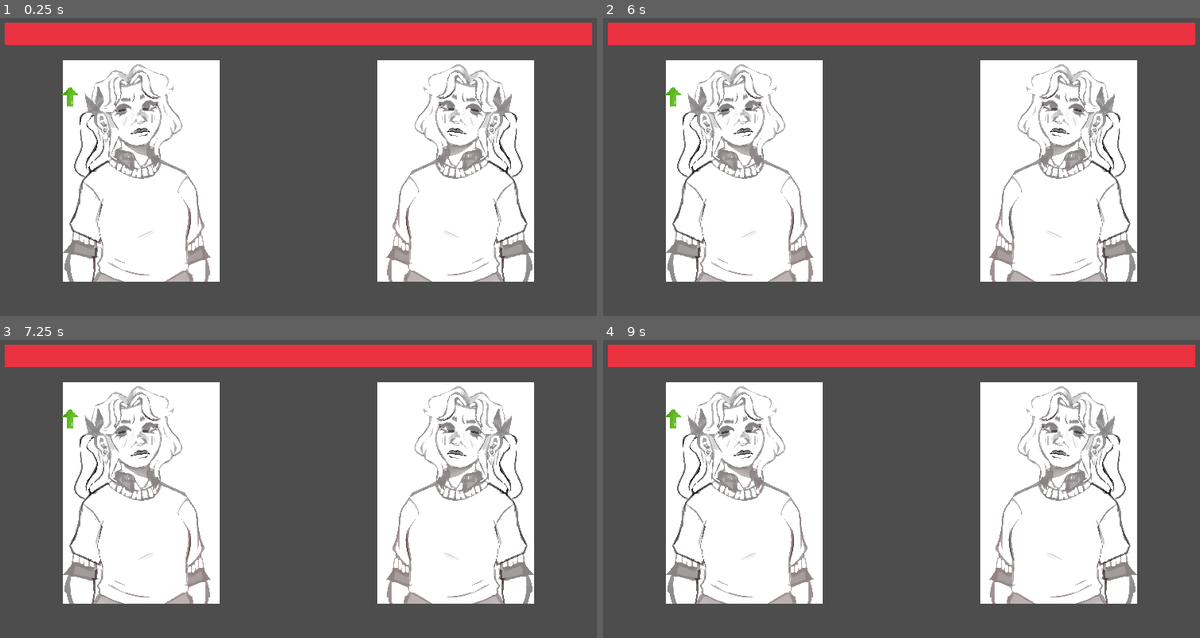
Above: before the commit, frames 1-4 (two rows, left to right).
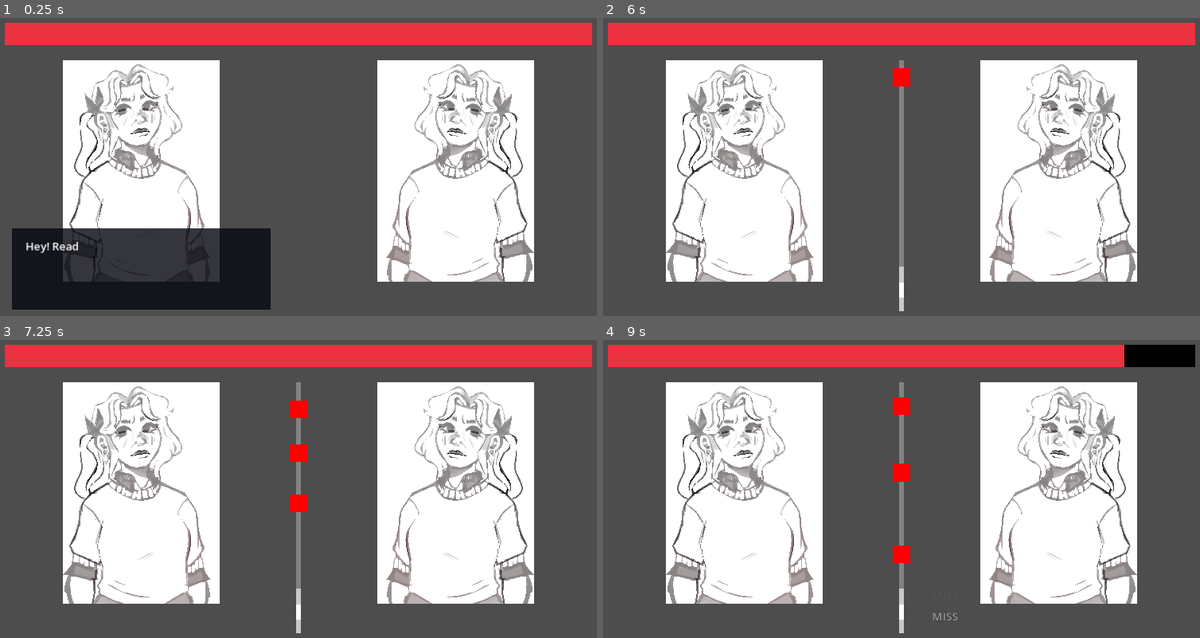
Above: after the commit, the same moments.

Repository: TheBeeseChurger/WhichWitch
Game: Godot game, scene res://Scenes/rhythm_game_screen.tscn
The game is run twice, just before and just after one commit, with the same random seed, the same clock (stepped at 60 frames per second) and the same inputs. Sound files missing from this copy of the repository are replaced by a short silence.
Inputs:
- Up to frame 1 (0.25 s): no input
- Up to frame 2 (6 s): tap Space (rhythm_press) at 0.6, 1.35, 2, 2.1, 2.85, 3.5, 3.6, 4.35, 5, 5.1, 5.85 s; tap Enter at 1.25, 2.75, 4.25 s
- Up to frame 3 (7.25 s): tap Space (rhythm_press) at 6.6 s
- Up to frame 4 (9 s): tap Space (rhythm_press) at 7.35, 8.1, 8.85 s

The runs differ from the first frame. In frame 1, 12% of the frame differs, in the area x 2-46%, y 23-98%; in frame 2, 0.9%; in frame 3, 1.1%; in frame 4, 2.1%.
Error before the commit: Parse Error: Class "Rhythm" hides a global script class. (res://scripts/rhythm.gd:1)

Commit message:
Separated level from rest of scene

Diff:
--- /dev/null
+++ b/Levels/tutorial.tres
@@ -0,0 +1,11 @@
+[gd_resource type="Resource" script_class="Level" load_steps=2 format=3 uid="uid://dvocg8glldoo7"]
+
+[ext_resource type="Script" path="res://Scripts/level.gd" id="1_omq3d"]
+
+[resource]
+script = ExtResource("1_omq3d")
+starting_speed = 150.0
+min_speed = 150.0
+min_speed_gain = 30.0
+max_speed = 600.0
+max_speed_gain = 0.0
--- a/Scenes/rhythm_game_screen.tscn
+++ b/Scenes/rhythm_game_screen.tscn
@@ -1,10 +1,11 @@
-[gd_scene load_steps=29 format=3 uid="uid://cgqldht5h0lp7"]
+[gd_scene load_steps=32 format=3 uid="uid://cgqldht5h0lp7"]
 
 [ext_resource type="Script" path="res://Scripts/rhythm_game_screen.gd" id="1_u1iya"]
+[ext_resource type="Resource" uid="uid://dvocg8glldoo7" path="res://Levels/tutorial.tres" id="2_4rpds"]
 [ext_resource type="Texture2D" uid="uid://d2jh7t550a7l8" path="res://Sprites/3.png" id="2_y82fn"]
-[ext_resource type="Script" path="res://scripts/rhythm.gd" id="3_dd3rv"]
 [ext_resource type="Texture2D" uid="uid://c6vk2u1huq7b8" path="res://Sprites/GoodArrow.png" id="3_hsgmq"]
 [ext_resource type="PackedScene" uid="uid://bdv03821t1fbq" path="res://Scenes/UI/rhythm_note.tscn" id="4_6yd2o"]
+[ext_resource type="Script" path="res://Scripts/rhythm.gd" id="4_gfr0l"]
 [ext_resource type="PackedScene" uid="uid://dcglolmwry002" path="res://Scenes/UI/miss_popup.tscn" id="5_gu8r3"]
 [ext_resource type="Script" path="res://Scripts/dialogue.gd" id="5_tw8ck"]
 [ext_resource type="PackedScene" uid="uid://bjpoyliyupyqp" path="res://Scenes/UI/dialogue_option.tscn" id="6_gsqgo"]
@@ -14,12 +15,14 @@
 [ext_resource type="PackedScene" uid="uid://bml6s31gf1mpy" path="res://Scenes/UI/great_popup.tscn" id="9_ft756"]
 [ext_resource type="PackedScene" uid="uid://dtgldgmvfjpqr" path="res://Scenes/npc_dialogue_box.tscn" id="12_ha5er"]
 [ext_resource type="Texture2D" uid="uid://d2ufvqqxskipr" path="res://Sprites/BadArrow.png" id="13_nnqw2"]
-[ext_resource type="AudioStream" uid="uid://ccwcnbidkkjxf" path="res://Audio/tutorial pt 1.mp3" id="15_myd6t"]
+[ext_resource type="AudioStream" uid="uid://ccwcnbidkkjxf" path="res://Audio/tutorial pt1.mp3" id="15_myd6t"]
 [ext_resource type="Script" path="res://Scripts/cutscene.gd" id="15_sro5w"]
-[ext_resource type="Script" path="res://Scripts/DynamicMusic.gd" id="16_43nax"]
+[ext_resource type="Script" path="res://Scripts/DynamicMusicPlayer.gd" id="16_43nax"]
 [ext_resource type="AudioStream" uid="uid://b7llm4ooid77e" path="res://Audio/tutorial pt2.mp3" id="17_7g7rx"]
+[ext_resource type="AudioStream" uid="uid://vmm45lie058r" path="res://Audio/tutorial transition_introloop.mp3" id="17_iasmw"]
 [ext_resource type="AudioStream" uid="uid://5j45eo3xsvp2" path="res://Audio/tutorial pt3.mp3" id="18_23yam"]
 [ext_resource type="AudioStream" uid="uid://xnlb7vso2u2s" path="res://Audio/tutorial pt4.mp3" id="19_rpv6v"]
+[ext_resource type="AudioStream" uid="uid://c23omiapfmml8" path="res://Audio/tutorial speeding up transition.mp3" id="22_mpg1u"]
 
 [sub_resource type="Gradient" id="Gradient_8locq"]
 offsets = PackedFloat32Array(0)
@@ -49,7 +52,7 @@
 [sub_resource type="GradientTexture1D" id="GradientTexture1D_bpxxe"]
 gradient = SubResource("Gradient_vumdn")
 
-[node name="RhythmGameScreen" type="Control"]
+[node name="TutorialLevel" type="Control"]
 layout_mode = 3
 anchors_preset = 15
 anchor_right = 1.0
@@ -57,6 +60,7 @@
 grow_horizontal = 2
 grow_vertical = 2
 script = ExtResource("1_u1iya")
+level = ExtResource("2_4rpds")
 
 [node name="HealthMarginContainer" type="MarginContainer" parent="."]
 layout_mode = 1
@@ -128,10 +132,7 @@
 anchor_bottom = 1.0
 grow_horizontal = 2
 grow_vertical = 2
-script = ExtResource("3_dd3rv")
-starting_speed = 150.0
-min_speed = 150.0
-max_speed = 500.0
+script = ExtResource("4_gfr0l")
 note_scene = ExtResource("4_6yd2o")
 max_note_distance = 40.0
 miss_popup = ExtResource("5_gu8r3")
@@ -264,11 +265,12 @@
 offset_right = 1091.0
 offset_bottom = 550.0
 
-[node name="DynamicMusic" type="AudioStreamPlayer" parent="."]
+[node name="DynamicMusicPlayer" type="AudioStreamPlayer" parent="."]
 script = ExtResource("16_43nax")
-audio_streams = Array[AudioStream]([ExtResource("15_myd6t"), ExtResource("17_7g7rx"), ExtResource("18_23yam"), ExtResource("19_rpv6v")])
-intensity_speeds = Array[float]([200.0, 300.0, 400.0, 500.0])
+audio_streams = Array[AudioStream]([ExtResource("17_iasmw"), ExtResource("15_myd6t"), ExtResource("17_7g7rx"), ExtResource("18_23yam"), ExtResource("19_rpv6v")])
+intensity_speeds = Array[float]([0.0, 200.0, 300.0, 400.0, 500.0])
 divisions = Array[int]([4, 8, 4, 8])
-bpms = Array[float]([113.744, 113.946, 152.381, 152.866])
+bpms = Array[float]([0.0, 113.744, 113.946, 152.381, 152.866])
+transition_audio_streams = Array[AudioStream]([null, null, null, ExtResource("22_mpg1u"), null])
 
 [editable path="Dialogue/NpcDialogueBox"]
--- a/Scripts/DynamicMusic.gd
+++ b/Scripts/DynamicMusicPlayer.gd
@@ -1,10 +1,11 @@
-class_name DynamicMusic
+class_name DynamicMusicPlayer
 extends AudioStreamPlayer
 
 @export var audio_streams: Array[AudioStream]
 @export var intensity_speeds: Array[float]
 @export var divisions: Array[int]
 @export var bpms: Array[float]
+@export var transition_audio_streams: Array[AudioStream]
 
 @onready var rhythm: Rhythm = $"../Rhythm"
 
@@ -14,6 +15,8 @@
 
 var start_time: float
 
+var in_transition_track: bool
+
 # Called when the node enters the scene tree for the first time.
 func _ready() -> void:
 	play_next_track()
@@ -22,16 +25,18 @@
 
 func _process(delta: float) -> void:
 	var t := get_playback_position() / stream.get_length()
-	var total_divisions = divisions[current_track_index]
-	var new_division = floor(t * total_divisions)
 
-	if new_division > current_division:
-		var play = new_division >= total_divisions
-		play_next_track(play)
-		if new_division >= total_divisions:
-			new_division -= total_divisions
+	if not in_transition_track:
+		var total_divisions = divisions[current_track_index]
+		var new_division = floor(t * total_divisions)
 
-	current_division = new_division
+		if new_division > current_division:
+			var play = new_division >= total_divisions
+			play_next_track(play)
+			if new_division >= total_divisions:
+				new_division -= total_divisions
+
+		current_division = new_division
 
 func on_finished():
 	play_next_track(true)
@@ -45,16 +50,26 @@
 			next_track_index = i
 			break
 
-	if next_track_index != current_track_index:
+	if next_track_index != current_track_index or in_transition_track:
 		print("switching from track ", current_track_index, " to ", next_track_index)
 		current_track_index = next_track_index
-		stream = audio_streams[current_track_index]
-		current_bpm = bpms[current_track_index]
+		var transition_stream: AudioStream = transition_audio_streams[current_track_index]
+		if transition_stream and not in_transition_track:
+			stream = transition_stream
+			in_transition_track = true
+			current_bpm = 0
+		else:
+			stream = audio_streams[current_track_index]
+			in_transition_track = false
+			current_bpm = bpms[current_track_index]
+
+
 		start_time = Time.get_unix_time_from_system()
 		self.play()
 		return
 	else:
-		print("looped! current division: ", current_division)
+		#print("looped! current division: ", current_division)
+		pass
 
 	if play:
 		start_time = Time.get_unix_time_from_system()
--- a/Scripts/SongBeats.gd
+++ /dev/null
@@ -1,3 +0,0 @@
-extends Resource
-
-@export var beats: PackedVector3Array
--- /dev/null
+++ b/Scripts/level.gd
@@ -0,0 +1,11 @@
+class_name Level
+extends Resource
+
+@export var starting_speed: float = 300
+@export var min_speed: float = 200
+@export var min_speed_gain: float = 25 # amount min_speed increases by at the end of each round
+@export var max_speed: float = 600
+@export var max_speed_gain: float = 0 # amount max_speed increases by at the end of each round
+
+# level that comes after this level, if any.
+@export var next_level: Level
--- a/Scripts/rhythm.gd
+++ b/Scripts/rhythm.gd
@@ -1,11 +1,6 @@
 class_name Rhythm
 extends Control
 
-@export var starting_speed: float = 300
-@export var min_speed: float = 200
-@export var min_speed_gain: float = 25 # amount min_speed increases by at the end of each round
-@export var max_speed: float = 600
-@export var max_speed_gain: float = 0 # amount max_speed increases by at the end of each round
 @export var note_scene: PackedScene
 @export var max_note_distance: float = 50
 @export var miss_popup: PackedScene
@@ -20,17 +15,22 @@
 @onready var notes_parent: Node = $Notes
 @onready var game_screen: RhythmGameScreen = $".."
 @onready var dialogue: Dialogue = $"../Dialogue"
-@onready var dynamic_music: DynamicMusic = $"../DynamicMusic"
+@onready var dynamic_music_player: DynamicMusicPlayer = $"../DynamicMusic"
 
 var current_note_speed: float
 var notes_left: int
 var time_until_next_note: float
 var in_rhythm_mode = false # true while in rhythm mode
 
+var min_speed: float = 200
+var max_speed: float = 600
+
 # Called when the node enters the scene tree for the first time.
 func _ready() -> void:
 	visible = false
-	current_note_speed = starting_speed
+	current_note_speed = game_screen.level.starting_speed
+	min_speed = game_screen.level.min_speed
+	max_speed = game_screen.level.max_speed
 
 # Called every frame. 'delta' is the elapsed time since the previous frame.
 func _process(delta: float) -> void:
@@ -64,8 +64,8 @@
 
 	if notes_left <= 0 and notes_parent.get_child_count() == 0:
 		in_rhythm_mode = false
-		min_speed += min_speed_gain
-		max_speed += max_speed_gain
+		min_speed += game_screen.level.min_speed_gain
+		max_speed += game_screen.level.max_speed_gain
 		adjust_speed(0)
 		dialogue.start_dialogue_mode()
 		return
--- a/Scripts/rhythm_game_screen.gd
+++ b/Scripts/rhythm_game_screen.gd
@@ -1,5 +1,8 @@
 class_name RhythmGameScreen
 extends Control
+
+# current level being played
+@export var level: Level
 
 # Health is stored in this bar
 @onready var health_bar: TextureProgressBar = $HealthMarginContainer/HealthBar
Not shown, removed: Audio/tutorial pt 1.mp3.import
Not shown, added: Audio/tutorial pt1.mp3.import
Not shown, added: Audio/tutorial pt1.mp3
